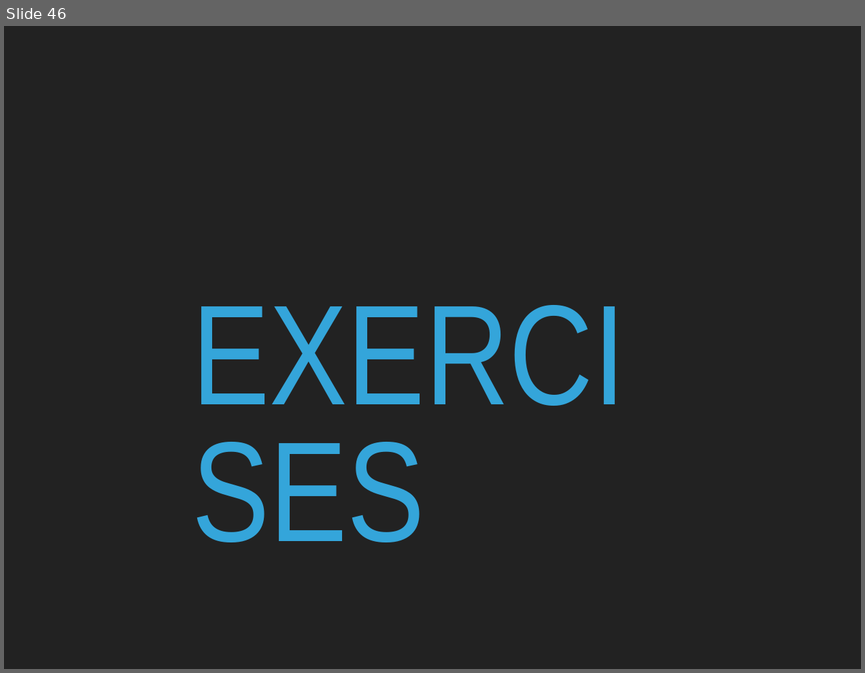
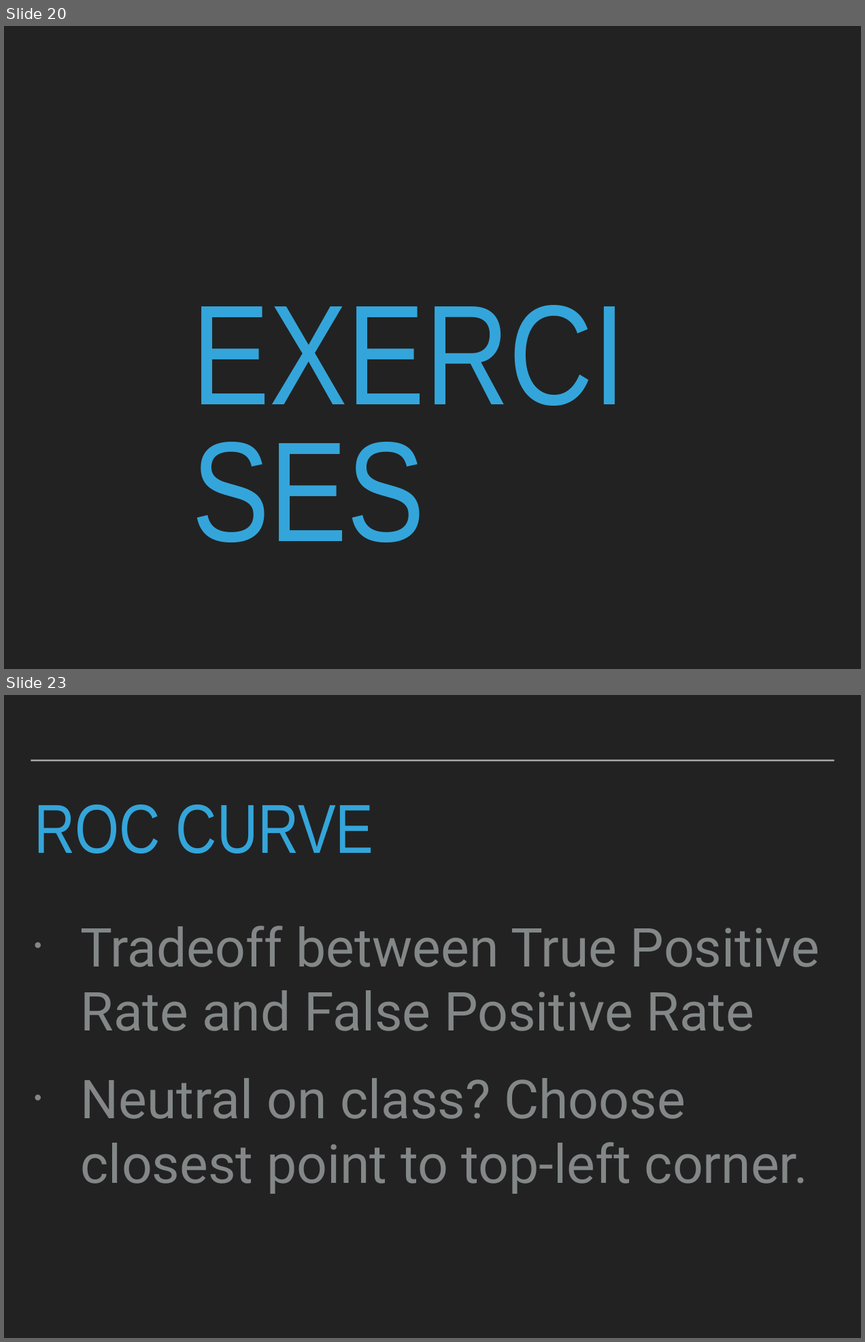
Before and after one commit to patricks1/noble-machine-learning, a slide deck: Session4/Session4_Slides.pptx. Shown one above the other, each under a label of ours: slide 46 before the commit, slides 20 and 23 after it; the slides between them are not shown. The pictures are 865x673 and 865x1342 pixels, drawn with LibreOffice and Linux fonts; fonts in the diff are those of the drawing. Boxes give left, top, right and bottom in pixels: in the first picture for what was removed or moved away, otherwise in the second. Text is boxed around its words. In the diff, an @@ line names an element or a change of style, - is before the commit and + after.

```diff
--- a/Session4/Session4_Slides.pptx
+++ b/Session4/Session4_Slides.pptx
@@ slide 23 added at <box>4,695,861,1338</box>, background #222222 @@
@@ line added from (31, 761) to (834, 761), #A6AAA9 2 pt @@
@@ title added at <box>34,804,374,853</box>, 82.8 pt, text #34A5DA @@
+ROC CURVE
@@ text added at <box>81,926,819,1193</box>, 64 pt, text #838787 @@
+• Tradeoff between True Positive Rate and False Positive Rate
+• Neutral on class? Choose closest point to top-left corner.
@@ what was slide 46 is now slide 20 @@
```
Also in this commit, not shown: 1 slide changed, 40 other slides added, 42 slides removed, 4 other files.
